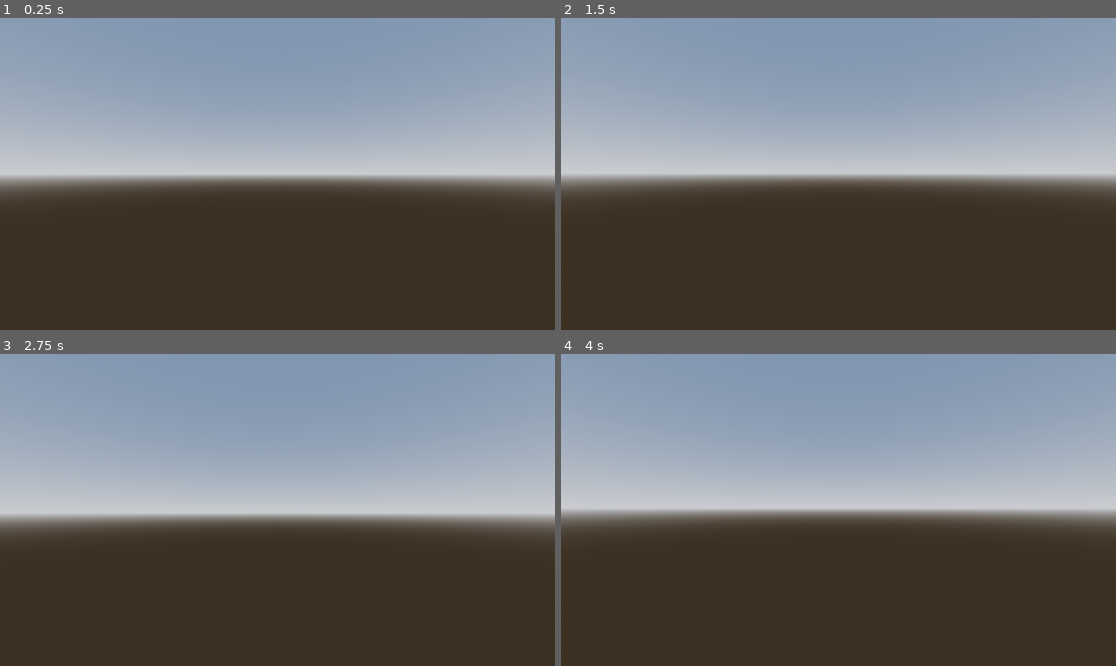
Above: before the commit, frames 1-4 (two rows, left to right).
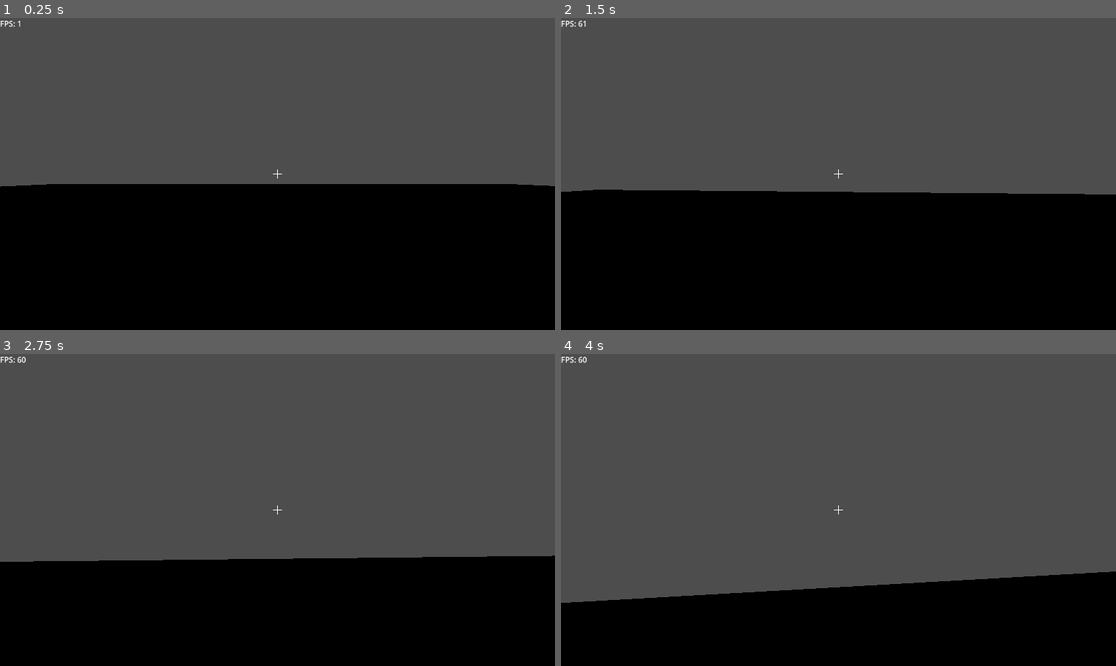
Above: after the commit, the same moments.

Repository: YouthHalo/Fast-Boomer-Shooter
Game: Godot game, scene res://scenes/main_world.tscn
Two runs of this game, one before a commit and one after it. Both use one fixed random seed, a clock stepped at 60 frames per second and the inputs below.
Inputs (mouse positions are in pixels of both pictures, inside the frame that each line leads up to):
- Up to frame 1 (0.25 s): no input
- Up to frame 2 (1.5 s): move the mouse to (866, 174) at 0.52 s; hold W (forward) from 0.53 s (still down); tap Space (jump) at 0.6, 0.77, 1.07, 1.35 s; move the mouse to (810, 174) at 1.27 s
- Up to frame 3 (2.75 s): keep holding W (forward); tap Space (jump) at 1.52, 1.82, 2.1 s; move the mouse to (288, 503) at 2.02 s
- Up to frame 4 (4 s): keep holding W (forward); move the mouse to (832, 516) at 2.77 s; tap Space (jump) at 2.85, 3.02, 3.32, 3.6, 3.77 s; move the mouse to (877, 513) at 3.52 s

The runs differ from the first frame. In frame 1, 100% of the frame differs, in the area x 0-100%, y 0-100%; in frame 2, 98%; in frame 3, 97%; in frame 4, 97%.

Commit message:
Movement Enhanced

Diff:
--- a/project.godot
+++ b/project.godot
@@ -14,6 +14,11 @@
 run/main_scene="uid://cv72v1nlu10ia"
 config/features=PackedStringArray("4.4", "Mobile")
 config/icon="res://icon.svg"
+
+[display]
+
+window/size/mode=3
+window/vsync/vsync_mode=2
 
 [input]
 
@@ -42,6 +47,11 @@
 "events": [Object(InputEventKey,"resource_local_to_scene":false,"resource_name":"","device":-1,"window_id":0,"alt_press …(191 unchanged characters)…
 ]
 }
+slide={
+"deadzone": 0.2,
+"events": [Object(InputEventKey,"resource_local_to_scene":false,"resource_name":"","device":-1,"window_id":0,"alt_pressed":false,"shift_pressed":false,"ctrl_pressed":false,"meta_pressed":false,"pressed":false,"keycode":0,"physical_keycode":4194325,"key_label":0,"unicode":0,"location":0,"echo":false,"script":null)
+]
+}
 
 [rendering]
 
--- /dev/null
+++ b/scenes/in_game_ui.tscn
@@ -0,0 +1,47 @@
+[gd_scene load_steps=2 format=3 uid="uid://cnflbaff401hk"]
+
+[ext_resource type="Script" uid="uid://cb3po5dasouti" path="res://scripts/in_game_ui.gd" id="1_kplmn"]
+
+[node name="In-Game UI" type="Control"]
+layout_mode = 3
+anchors_preset = 15
+anchor_right = 1.0
+anchor_bottom = 1.0
+grow_horizontal = 2
+grow_vertical = 2
+script = ExtResource("1_kplmn")
+
+[node name="RichTextLabel" type="RichTextLabel" parent="."]
+layout_mode = 0
+offset_right = 101.0
+offset_bottom = 22.0
+text = "FPS: XXXXX"
+scroll_active = false
+
+[node name="ColorRect" type="ColorRect" parent="."]
+layout_mode = 1
+anchors_preset = 8
+anchor_left = 0.5
+anchor_top = 0.5
+anchor_right = 0.5
+anchor_bottom = 0.5
+offset_left = -1.0
+offset_top = -10.0
+offset_right = 1.0
+offset_bottom = 10.0
+grow_horizontal = 2
+grow_vertical = 2
+
+[node name="ColorRect2" type="ColorRect" parent="."]
+layout_mode = 1
+anchors_preset = 8
+anchor_left = 0.5
+anchor_top = 0.5
+anchor_right = 0.5
+anchor_bottom = 0.5
+offset_left = -10.0
+offset_top = -1.0
+offset_right = 10.0
+offset_bottom = 1.0
+grow_horizontal = 2
+grow_vertical = 2
--- a/scenes/main_world.tscn
+++ b/scenes/main_world.tscn
@@ -1,37 +1,24 @@
-[gd_scene load_steps=6 format=3 uid="uid://cv72v1nlu10ia"]
+[gd_scene load_steps=4 format=3 uid="uid://cv72v1nlu10ia"]
 
 [ext_resource type="PackedScene" uid="uid://bgav01dmub54l" path="res://scenes/player.tscn" id="1_6x5uh"]
-
-[sub_resource type="ProceduralSkyMaterial" id="ProceduralSkyMaterial_6x5uh"]
-sky_horizon_color = Color(0.662243, 0.671743, 0.686743, 1)
-ground_horizon_color = Color(0.662243, 0.671743, 0.686743, 1)
-
-[sub_resource type="Sky" id="Sky_tt5ry"]
-sky_material = SubResource("ProceduralSkyMaterial_6x5uh")
-
-[sub_resource type="Environment" id="Environment_wjoj8"]
-background_mode = 2
-sky = SubResource("Sky_tt5ry")
-tonemap_mode = 2
-glow_enabled = true
+[ext_resource type="PackedScene" uid="uid://cnflbaff401hk" path="res://scenes/in_game_ui.tscn" id="2_tt5ry"]
 
 [sub_resource type="BoxShape3D" id="BoxShape3D_tt5ry"]
 size = Vector3(10, 1, 10)
 
 [node name="Main World" type="Node3D"]
 
-[node name="WorldEnvironment" type="WorldEnvironment" parent="."]
-environment = SubResource("Environment_wjoj8")
-
 [node name="StaticBody3D" type="StaticBody3D" parent="."]
 
 [node name="CSGBox3D" type="CSGBox3D" parent="StaticBody3D"]
-transform = Transform3D(1, 0, 0, 0, 0.333, 0, 0, 0, 1, 4.5, 0, 4.5)
+transform = Transform3D(10, 0, 0, 0, 0.333, 0, 0, 0, 10, 4.5, 0, 4.5)
 size = Vector3(10, 3, 10)
 
 [node name="CollisionShape3D" type="CollisionShape3D" parent="StaticBody3D"]
-transform = Transform3D(1, 0, 0, 0, 1, 0, 0, 0, 1, 4.5, 0, 4.5)
+transform = Transform3D(10, 0, 0, 0, 1, 0, 0, 0, 10, 4.5, 0, 4.5)
 shape = SubResource("BoxShape3D_tt5ry")
 
 [node name="Player" parent="." instance=ExtResource("1_6x5uh")]
 transform = Transform3D(1, 0, 0, 0, 1, 0, 0, 0, 1, 3.50249, 2.66622, 0)
+
+[node name="In-Game UI" parent="." instance=ExtResource("2_tt5ry")]
--- a/scenes/player.tscn
+++ b/scenes/player.tscn
@@ -12,3 +12,7 @@
 
 [node name="Camera3D" type="Camera3D" parent="."]
 transform = Transform3D(1, 0, 0, 0, 1, 0, 0, 0, 1, 0, 0.7, 0)
+
+[node name="RayCast3D" type="RayCast3D" parent="Camera3D"]
+target_position = Vector3(0, 0, -100)
+debug_shape_thickness = 5
--- /dev/null
+++ b/scripts/in_game_ui.gd
@@ -0,0 +1,5 @@
+extends Control
+@onready var fps_label = $RichTextLabel
+
+func _process(delta):
+	fps_label.text = "FPS: %d" % Engine.get_frames_per_second()
--- a/scripts/player.gd
+++ b/scripts/player.gd
@@ -2,33 +2,50 @@
 
 #@onready var gunRay = $Head/Camera3d/RayCast3d as RayCast3D
 @onready var Cam = $Camera3D as Camera3D
-var mouseSensibility = 800
+var mouse_sens = 600
 var mouse_relative_x = 0
 var mouse_relative_y = 0
+
 const SPEED = 12.0
-const JUMP_VELOCITY = 6
+const JUMP_VELOCITY = 9
+@export var max_air_jumps = 1
+var air_jumps = 1
+
 
 # Get the gravity from the project settings to be synced with RigidBody nodes.
-var gravity = ProjectSettings.get_setting("physics/3d/default_gravity")
+var gravity = ProjectSettings.get_setting("physics/3d/default_gravity") * 2
 
 func _ready():
 	#Captures mouse and stops rgun from hitting yourself
 	#gunRay.add_exception(self)
 	Input.mouse_mode = Input.MOUSE_MODE_CAPTURED
+
 func _physics_process(delta):
 	# Add the gravity.
 	if not is_on_floor():
 		velocity.y -= gravity * delta
+	elif is_on_floor() and air_jumps < max_air_jumps:
+		air_jumps = 2
 
 	# Handle Jump.
-	if Input.is_action_just_pressed("jump") and is_on_floor():
-		velocity.y = JUMP_VELOCITY
+	if Input.is_action_just_pressed("jump") and air_jumps > 0:
+		if not is_on_floor():
+			velocity.y = JUMP_VELOCITY * 0.8
+			air_jumps -= 1
+		elif is_on_floor():
+			velocity.y = JUMP_VELOCITY
+
 	# Handle Shooting
 	#if Input.is_action_just_pressed("Shoot"):
 	#	shoot()
 	# Get the input direction and handle the movement/deceleration.
 	var input_dir = Input.get_vector("left", "right", "forward", "backward")
 	var direction = (transform.basis * Vector3(input_dir.x, 0, input_dir.y)).normalized()
+	if input_dir.x != 0:
+		Cam.rotation.z = Cam.rotation.z + (-input_dir.x * 0.1 - Cam.rotation.z) * 0.1
+	else:
+		Cam.rotation.z = Cam.rotation.z + (0 - Cam.rotation.z) * 0.1
+
 	if direction:
 		velocity.x = direction.x * SPEED
 		velocity.z = direction.z * SPEED
@@ -40,11 +57,13 @@
 
 func _input(event):
 	if event is InputEventMouseMotion:
-		rotation.y -= event.relative.x / mouseSensibility
-		Cam.rotation.x -= event.relative.y / mouseSensibility
+		rotation.y -= event.relative.x / mouse_sens
+		Cam.rotation.x -= event.relative.y / mouse_sens
 		Cam.rotation.x = clamp(Cam.rotation.x, deg_to_rad(-90), deg_to_rad(90) )
 		mouse_relative_x = clamp(event.relative.x, -50, 50)
 		mouse_relative_y = clamp(event.relative.y, -50, 10)
+
+
 """
 func shoot():
 	if not gunRay.is_colliding():
Not shown, added: scripts/in_game_ui.gd.uid
